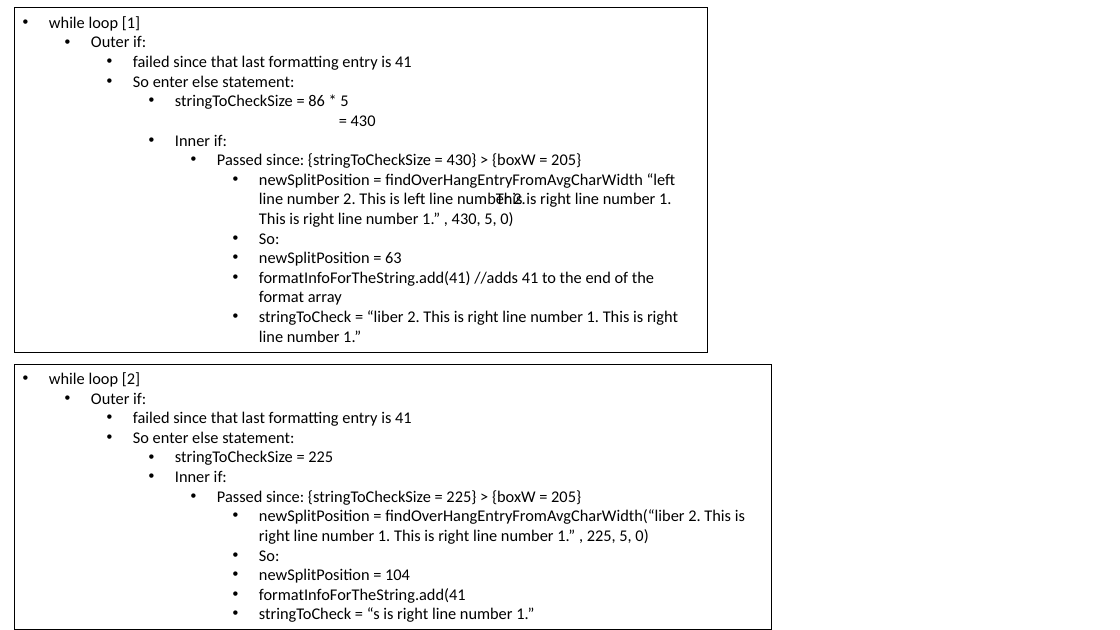
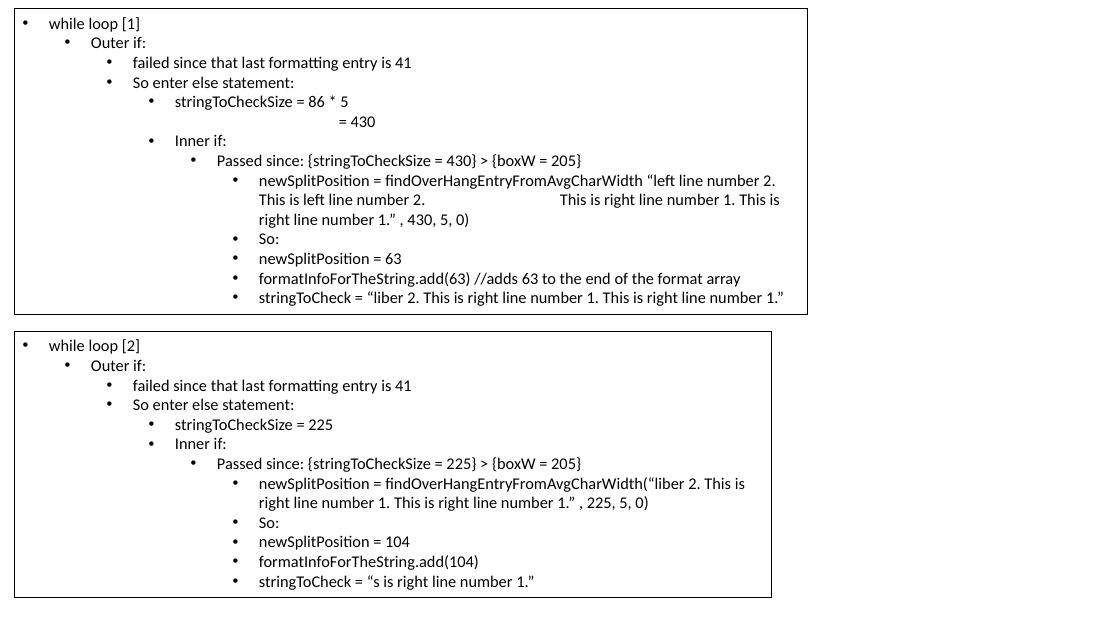
Before and after one commit to L-Holmes/PowerPoint-Quiz-Generator, a slide deck: slide 37 of textbox guide.pptx (slide 18 before the commit). Drawn at 1120x630 pixels with LibreOffice and Linux fonts; fonts in the diff are those of the drawing. Boxes give left, top, right and bottom in pixels: in the first picture for what was removed or moved away, otherwise in the second. Text is boxed around its words. In the diff, an @@ line names an element or a change of style, - is before the commit and + after.

```diff
--- a/textbox guide.pptx
+++ b/textbox guide.pptx
@@ rectangle "while loop [1]": place and size @@
-rectangle "while loop [1]" at [14,8,707,353]
+rectangle "while loop [1]" at [14,8,807,314]
@@ text in rectangle at [259,272,741,287]: text changed @@
-          • formatInfoForTheString.add(41) //adds 41 to the end of the format array
+          • formatInfoForTheString.add(63) //adds 63 to the end of the format array
@@ rectangle "while loop [2]": place and size @@
-rectangle "while loop [2]" at [14,364,772,629]
+rectangle "while loop [2]" at [14,331,772,597]
@@ text in rectangle at [259,555,479,570]: text changed @@
-          • formatInfoForTheString.add(41
+          • formatInfoForTheString.add(104)
```
Also in this commit, not shown: 3 other slides changed, 20 slides added, 1 slide removed, 1 other file.
